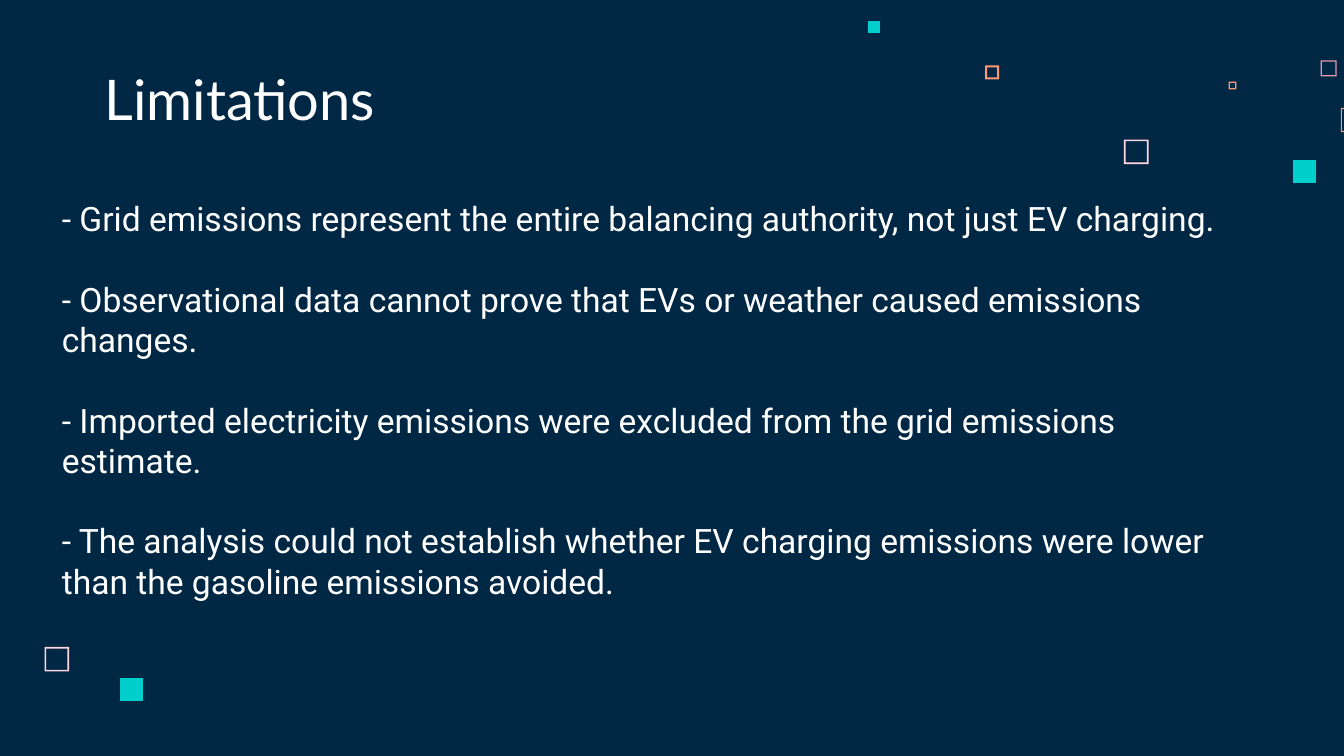
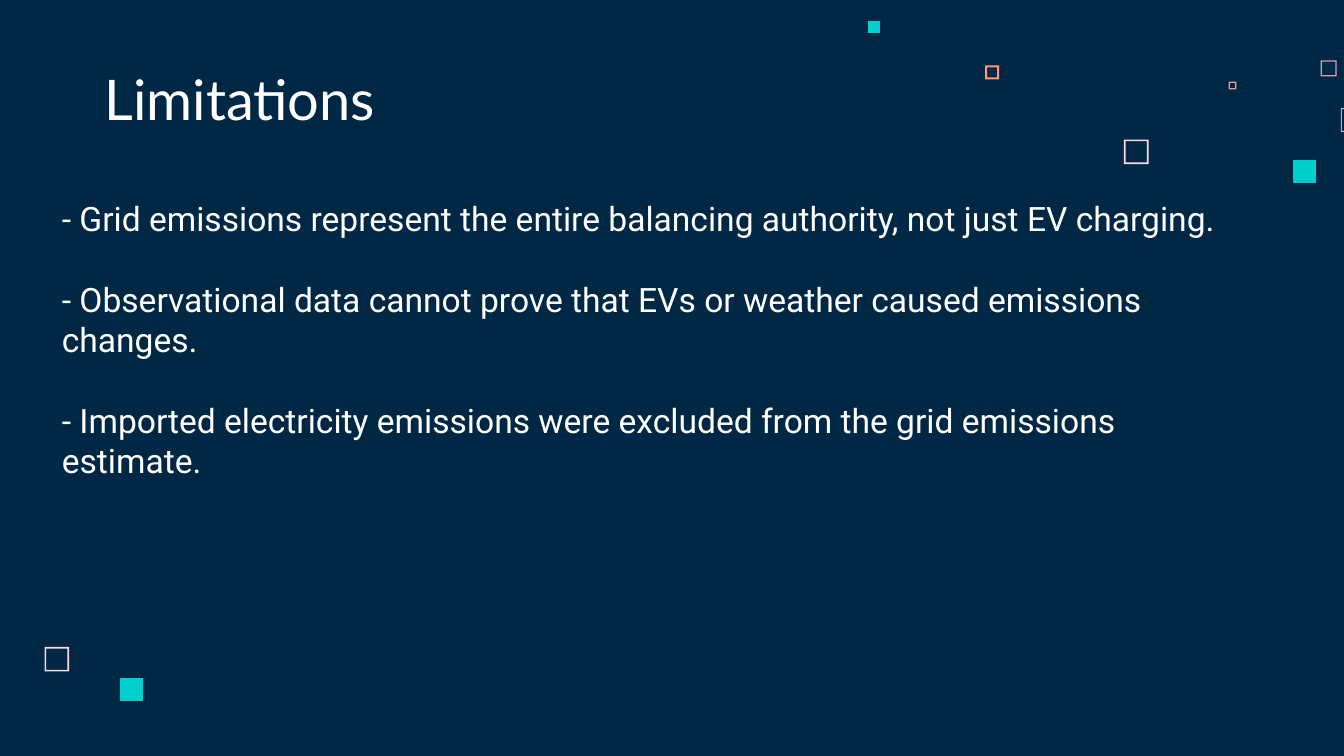
Before and after one commit to jandrew2353/Group1-491, a slide deck: slide 30 of Topic3_Climate_Energy_The_Green_Tech_Carbon_Spike/Docs/4913 - The Green Tech Carbon Spike.pptx. Drawn at 1344x756 pixels with LibreOffice and Linux fonts; fonts in the diff are those of the drawing. Boxes give left, top, right and bottom in pixels: in the first picture for what was removed or moved away, otherwise in the second. Text is boxed around its words. In the diff, an @@ line names an element or a change of style, - is before the commit and + after.

```diff
--- a/Topic3_Climate_Energy_The_Green_Tech_Carbon_Spike/Docs/4913 - The Green Tech Carbon Spike.pptx
+++ b/Topic3_Climate_Energy_The_Green_Tech_Carbon_Spike/Docs/4913 - The Green Tech Carbon Spike.pptx
@@ text at (62,527,1204,601): paragraph removed @@
-- The analysis could not establish whether EV charging emissions were lower than the gasoline emissions avoided.
```
Also in this commit, not shown: 5 other slides changed.
